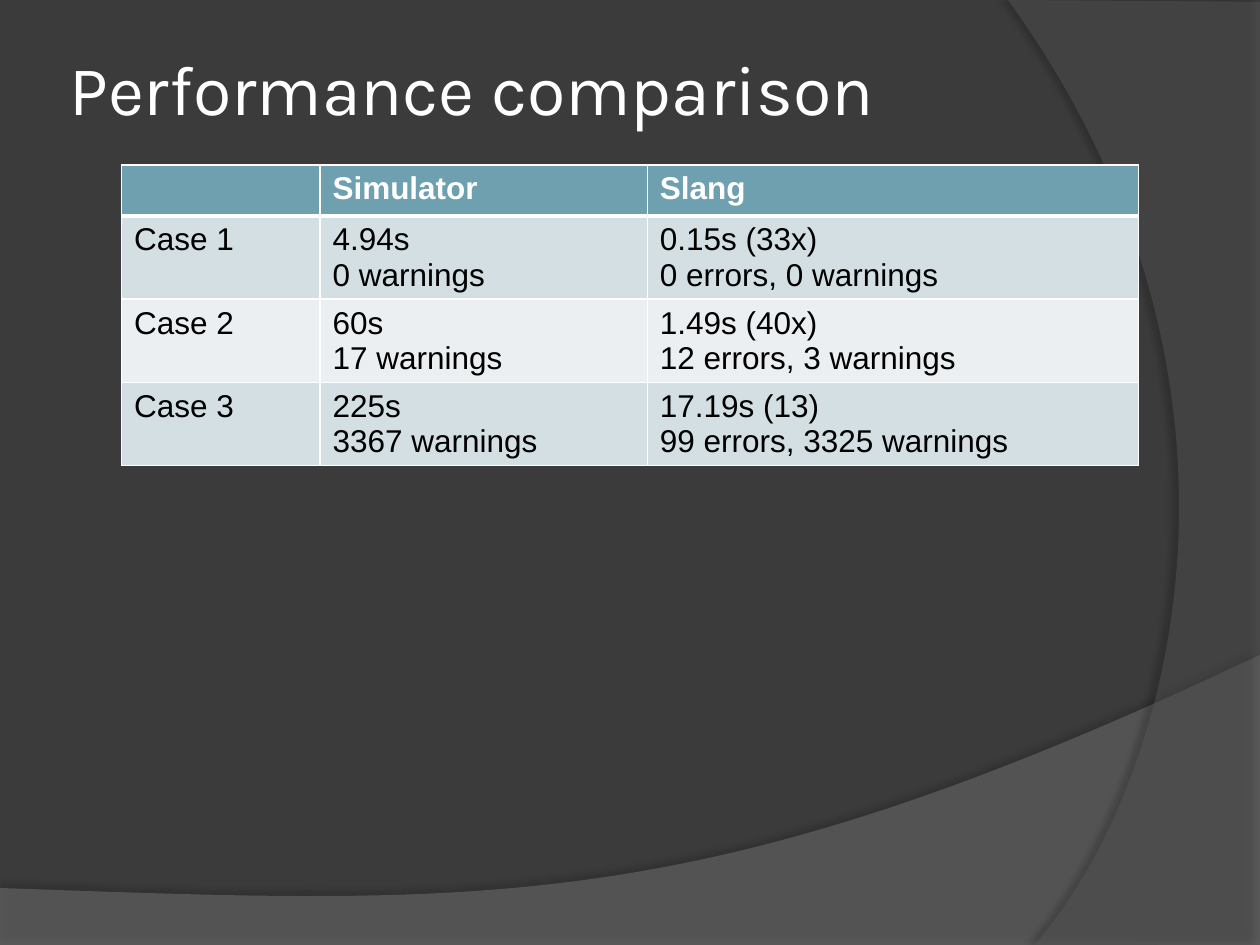
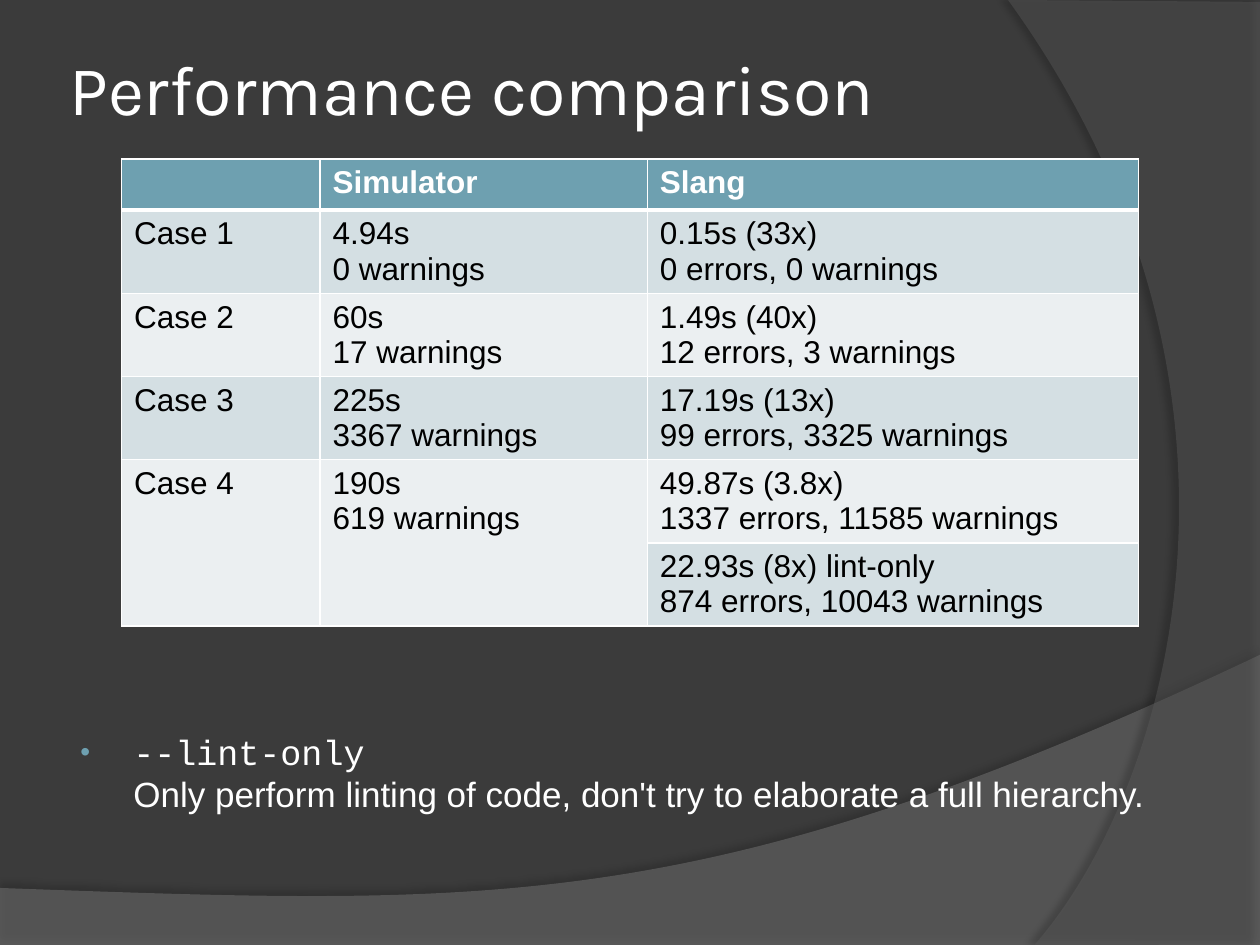
Before and after one commit to LiuChenHsiung/misc, a slide deck: slide 10 of SystemVerilog parser Introduction.pptx. Drawn at 1260x945 pixels with LibreOffice and Linux fonts; fonts in the diff are those of the drawing. Boxes give left, top, right and bottom in pixels: in the first picture for what was removed or moved away, otherwise in the second. Text is boxed around its words. In the diff, an @@ line names an element or a change of style, - is before the commit and + after.

```diff
--- a/SystemVerilog parser Introduction.pptx
+++ b/SystemVerilog parser Introduction.pptx
@@ table at [121,159,1138,651] @@
-row 4: Case 3 | 225s / 3367 warnings | 17.19s (13) / 99 errors, 3325 warnings
+row 4: Case 3 | 225s / 3367 warnings | 17.19s (13x) / 99 errors, 3325 warnings
+row 5: Case 4 | 190s / 619 warnings | 49.87s (3.8x) / 1337 errors, 11585 warnings
+row 6:  |  | 22.93s (8x) lint-only / 874 errors, 10043 warnings
@@ table: place and size @@
-table at [121,165,1138,481]
+table at [121,159,1138,651]
@@ text added at [133,741,1143,814], 20 pt, text #FFFFFF @@
+• --lint-only
+  Only perform linting of code, don't try to elaborate a full hierarchy.
```
Also in this commit, not shown: 2 other slides changed.
